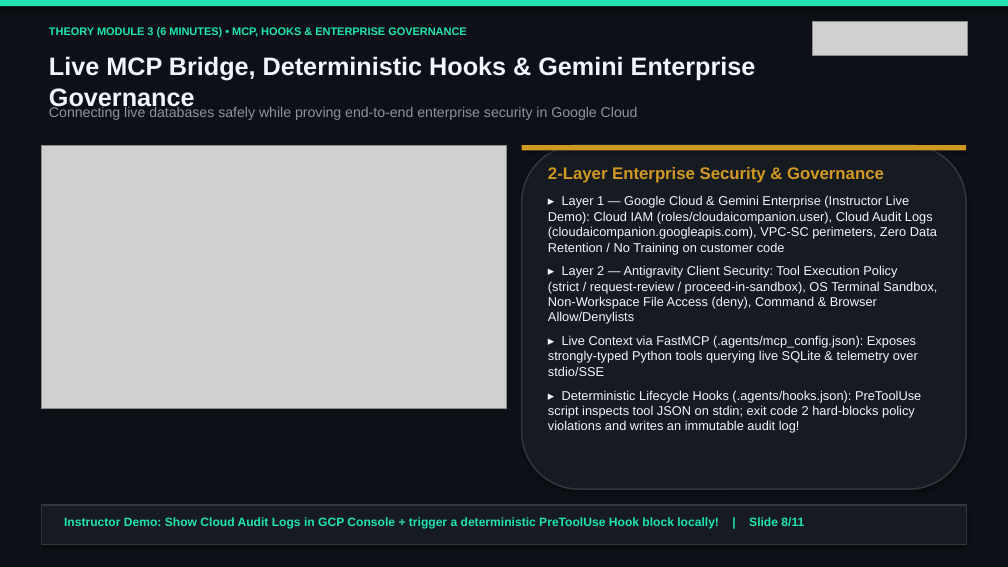
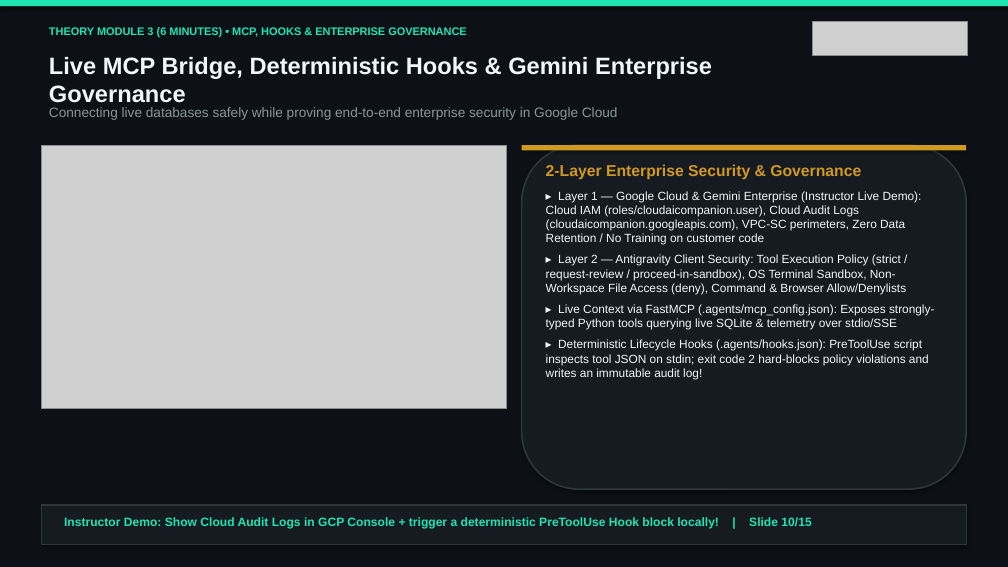
Before and after one commit to tryolabs/antigravity-workshop-telecom, a slide deck: slide 10 of slides/antigravity_telecom_workshop_en.pptx (slide 8 before the commit). Drawn at 1008x567 pixels with LibreOffice and Linux fonts; fonts in the diff are those of the drawing; grey boxes stand for pictures. Boxes give left, top, right and bottom in pixels: in the first picture for what was removed or moved away, otherwise in the second. Text is boxed around its words. In the diff, an @@ line names an element or a change of style, - is before the commit and + after.

```diff
--- a/slides/antigravity_telecom_workshop_en.pptx
+++ b/slides/antigravity_telecom_workshop_en.pptx
@@ text "Live MCP Bridge, Deterministic Hooks ..." at box(49, 57, 712, 103): size 24 to 22.5 pt @@
@@ text "Connecting live databases safely while ..." at box(49, 107, 618, 120): size 13.5 to 13 pt @@
@@ text "2-Layer Enterprise Security & Governance" at box(546, 164, 934, 380): size 16 to 15 pt in "2-Layer Enterprise Security & Governance"; size 12.2 to 11.3 pt; less space between paragraphs @@
@@ text at box(64, 517, 811, 528): text changed @@
-Instructor Demo: Show Cloud Audit Logs in GCP Console + trigger a deterministic PreToolUse Hook block locally! | Slide 8/11
+Instructor Demo: Show Cloud Audit Logs in GCP Console + trigger a deterministic PreToolUse Hook block locally! | Slide 10/15
```
Also in this commit, not shown: 10 other slides changed, 4 slides added, 33 other files.
